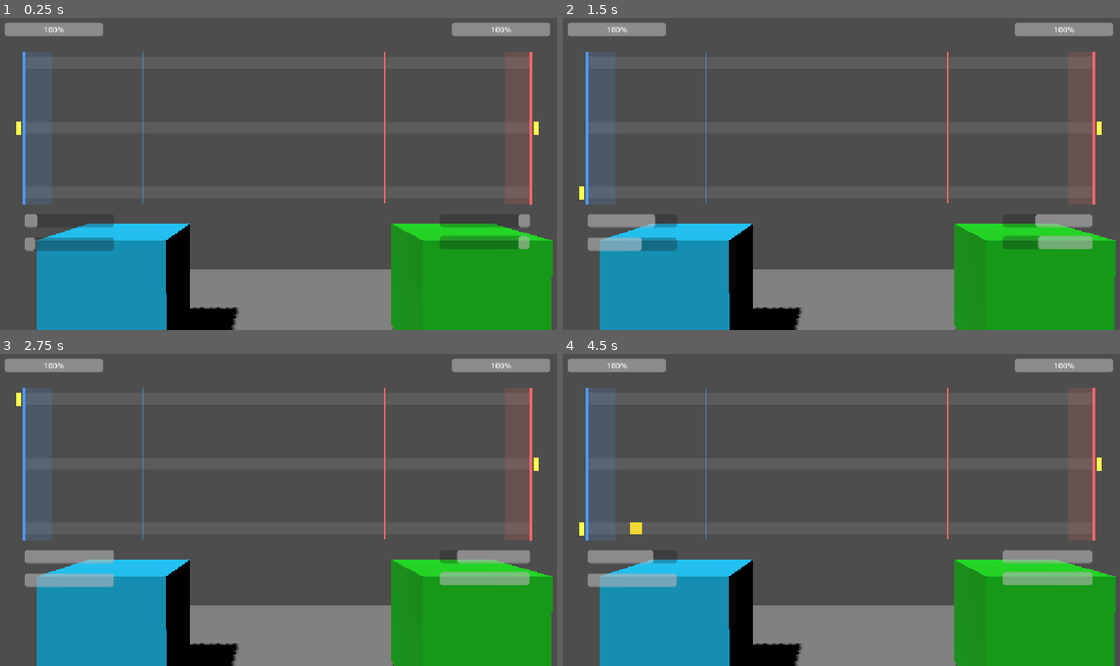
Above: before the commit, frames 1-4 (two rows, left to right).
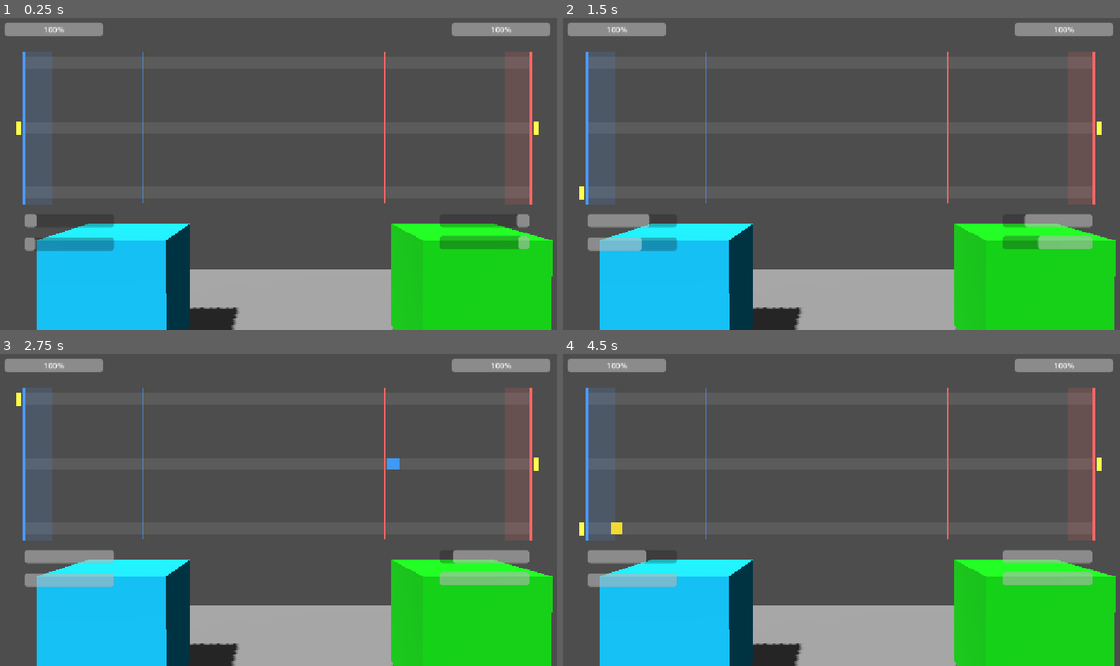
Above: after the commit, the same moments.

Repository: Raphael-Gregori/JamJam
Game: Godot game, scene res://main_scene.tscn
The game is run twice, just before and just after one commit, with the same random seed, the same clock (stepped at 60 frames per second) and the same inputs.
Inputs:
- Up to frame 1 (0.25 s): no input
- Up to frame 2 (1.5 s): hold W (lane_select_up) 0.53-1.28 s; hold Left (P2_combat_action_fast) 0.53-1.28 s; hold S (lane_select_down) from 1.28 s (still down); tap Keypad 0 (P2_combat_dodge) at 1.35 s
- Up to frame 3 (2.75 s): release S (lane_select_down) at 2.03 s; hold W (lane_select_up) from 2.03 s (still down); hold Right (P2_combat_parry) from 2.03 s (still down)
- Up to frame 4 (4.5 s): release Right (P2_combat_parry) at 2.78 s; tap Down (P2_lane_select_down) at 2.85 s; release W (lane_select_up) at 3.53 s; hold Keypad 8 (P2_lane_select_up) 3.53-4.28 s; hold S (lane_select_down) from 3.53 s (still down); tap Enter at 4.25 s; tap D (combat_action_fast) at 4.35 s

The runs differ from the first frame. In frame 1, 26% of the frame differs, in the area x 6-100%, y 62-100%; in frame 2, 25%; in frame 3, 25%; in frame 4, 25%.

Commit message:
add speed related values

Diff:
--- a/jamjam_godot_project/nouveau-projet-de-jeu/Script/Unit_STATs/P1_stats.tres
+++ b/jamjam_godot_project/nouveau-projet-de-jeu/Script/Unit_STATs/P1_stats.tres
@@ -6,6 +6,6 @@
 script = ExtResource("1_vnat5")
 _FORCE = 3
 _AGILITY = 3
-_HP_MAX = 0
+_SPEED = 3
 _DODGE_MAX = 3.0
 metadata/_custom_type_script = "uid://voislg2nlw1r"
--- a/jamjam_godot_project/nouveau-projet-de-jeu/Script/stats.gd
+++ b/jamjam_godot_project/nouveau-projet-de-jeu/Script/stats.gd
@@ -8,12 +8,16 @@
 ## Agility of the unit.
 @export var _AGILITY = 1
 ## Speed of the unit.
-## it change the regen of the dodge regeneration
-@export var _SPEED = 350
+## it influences the regen of the PA gauge, the PA gauge MAX
+## and the speed of your actions on the line
+@export var _SPEED = 1
+## Actions Speed of the unit.
+## it affects directly the speed of the action on the line
+@export var _SPEED_OF_ACTIONS = 20
 
 ## HP of the player.
 @export var _HP_MAX = 15
-@export var _REGEN_ATK = 0.5
+@export var _PA_REGEN = 0.05
 var _START_HP
 
 ## Dodge charge: regenerates at _REGEN_DODGE units/sec, dodge fires (and
@@ -29,11 +33,10 @@
 
 
 
-## ATK charge
-## regenerates at _REGEN_ATK units/sec, attack fires (and consumes the charge) once it reaches its own action cost.
-@export var _ATK_MAX = 1.0
 
-### Per-action ATK costs. Defaults to _ATK_MAX so behavior is unchanged
+@export var _PA_MAX = 0.2
+
+### Per-action ATK costs. Defaults to _PA_MAX so behavior is unchanged
 ## :(must be full to fire, fully consumed) until tuned in the Inspector -
 ## a cheaper action can then fire before the bar is completely full and
 ## leaves the remainder banked instead of resetting to 0.
--- a/jamjam_godot_project/nouveau-projet-de-jeu/Script/turn.gd
+++ b/jamjam_godot_project/nouveau-projet-de-jeu/Script/turn.gd
@@ -92,8 +92,8 @@
 	enemy_unit._CURRENT_HP = _hp_max(enemy_unit)
 	player_hp_bar.value = player_unit._CURRENT_HP
 	enemy_hp_bar.value = enemy_unit._CURRENT_HP
-	player_atk_bar.max_value = _atk_max(player_unit)
-	enemy_atk_bar.max_value = _atk_max(enemy_unit)
+	player_atk_bar.max_value = _pa_max(player_unit)
+	enemy_atk_bar.max_value = _pa_max(enemy_unit)
 	player_atk_bar.value = player_unit._CURRENT_ATK
 	enemy_atk_bar.value = enemy_unit._CURRENT_ATK
 	player_dodge_bar.max_value = _dodge_max(player_unit)
@@ -125,13 +125,16 @@
 	return global_stats._CONST_DEFENSE_ZONE + ((unit._STATS._FORCE - 1) * global_stats._CONST_BASE_MOD_DEF_RANGE)
 
 func _speed(unit: MeshInstance3D) -> float:
-	return global_stats._CONST_SPEED_ACTIONS + unit._STATS._SPEED
-
-func _atk_max(unit: MeshInstance3D) -> float:
-	return global_stats._CONST_PA_GAUGE + unit._STATS._ATK_MAX
-
-func _atk_regen(unit: MeshInstance3D) -> float:
-	return global_stats._CONST_PA_REGEN + unit._STATS._REGEN_ATK
+	return unit._STATS._SPEED
+
+func _actions_speed(unit: MeshInstance3D) -> float:
+	return global_stats._CONST_SPEED_ACTIONS + ((_speed(unit) -1) * unit._STATS._SPEED_OF_ACTIONS)
+
+func _pa_max(unit: MeshInstance3D) -> float:
+	return global_stats._CONST_PA_GAUGE + ((unit._STATS._SPEED - 1) * unit._STATS._PA_MAX)
+
+func _pa_regen(unit: MeshInstance3D) -> float:
+	return global_stats._CONST_PA_REGEN + ((unit._STATS._SPEED - 1) * unit._STATS._PA_REGEN)
 
 func _fast_cost(unit: MeshInstance3D) -> float:
 	return unit._STATS._FAST_COST
@@ -308,7 +311,7 @@
 		"side": side,
 		"type_key": type_key,
 		"type": type,
-		"speed": _speed(unit),
+		"speed": _actions_speed(unit),
 		"damage": _damage(unit),
 		"x": left_edge_x if side == "player" else right_edge_x,
 		"target_x": target_x,
@@ -334,8 +337,8 @@
 		enemy_flash_t = max(enemy_flash_t - delta, 0.0)
 	# Regen ticks here (global_stats base + unit _STATS) instead of in p_1.gd/p_2.gd's
 	# own _process, so global_stats stays the single place to rebalance both units.
-	player_unit._CURRENT_ATK = min(player_unit._CURRENT_ATK + _atk_regen(player_unit) * delta, _atk_max(player_unit))
-	enemy_unit._CURRENT_ATK = min(enemy_unit._CURRENT_ATK + _atk_regen(enemy_unit) * delta, _atk_max(enemy_unit))
+	player_unit._CURRENT_ATK = min(player_unit._CURRENT_ATK + _pa_regen(player_unit) * delta, _pa_max(player_unit))
+	enemy_unit._CURRENT_ATK = min(enemy_unit._CURRENT_ATK + _pa_regen(enemy_unit) * delta, _pa_max(enemy_unit))
 	player_unit._CURRENT_DODGE = min(player_unit._CURRENT_DODGE + _dodge_regen(player_unit) * delta, _dodge_max(player_unit))
 	enemy_unit._CURRENT_DODGE = min(enemy_unit._CURRENT_DODGE + _dodge_regen(enemy_unit) * delta, _dodge_max(enemy_unit))
 	player_atk_bar.value = player_unit._CURRENT_ATK
@@ -493,7 +496,7 @@
 	print_rich("[b][color=#%s]── %s stats ──[/color][/b]" % [header_hex, label])
 	print_rich("  [color=lime][b]HP[/b][/color]    HP_MAX=%s  START_HP=%s CURRENT_HP=%s" \
 		% [_hp_max(unit), _start_hp(unit), unit._CURRENT_HP])
-	print_rich("  [color=yellow][b]ATK[/b][/color]   DMG=%s DEF_ZONE=%s SPEED=%s  REGEN_ATK=%s  ATK_MAX=%s  FAST_COST=%s  PARRY_COST=%s" \
-		% [_damage(unit), _defense_zone(unit),_speed(unit), _atk_regen(unit), _atk_max(unit), _fast_cost(unit), _parry_cost(unit)])
+	print_rich("  [color=yellow][b]ATK[/b][/color]   DMG=%s DEF_ZONE=%s SPEED=%s  REGEN_PA=%s  PA_MAX=%s  FAST_COST=%s  PARRY_COST=%s SPEED_OF_ACTIONS=%s" \
+		% [_damage(unit), _defense_zone(unit),_speed(unit), _pa_regen(unit), _pa_max(unit), _fast_cost(unit), _parry_cost(unit), _actions_speed(unit)])
 	print_rich("  [color=aqua][b]DODGE[/b][/color] AGILITY=%s  REGEN_DODGE=%s  DODGE_MAX=%s  DODGE_RANGE=%s  DODGE_COST=%s" \
 		% [_agility(unit), _dodge_regen(unit), _dodge_max(unit), _dodge_range(unit), _dodge_cost(unit)])
--- a/jamjam_godot_project/nouveau-projet-de-jeu/global_stats.gd
+++ b/jamjam_godot_project/nouveau-projet-de-jeu/global_stats.gd
@@ -9,7 +9,6 @@
 @export var _CONST_BASE_MOD_DEF_RANGE = 0.05
 
 
-@export var _CONST_BASE_SPEED = 1
 @export var _CONST_BASE_AGIL = 1
 
 
@@ -19,6 +18,7 @@
 
 @export var _CONST_PA_REGEN = 1.0
 
+## in pixel/sec
 @export var _CONST_SPEED_ACTIONS = 400
 
 ## UNITÉ en pixels
--- a/jamjam_godot_project/nouveau-projet-de-jeu/main_scene.tscn
+++ b/jamjam_godot_project/nouveau-projet-de-jeu/main_scene.tscn
@@ -19,6 +19,12 @@
 
 [sub_resource type="StandardMaterial3D" id="StandardMaterial3D_7jxi0"]
 albedo_color = Color(7.941574e-06, 0.75521064, 0.04102324, 1)
+
+[sub_resource type="Environment" id="Environment_pw64s"]
+
+[sub_resource type="CameraAttributesPhysical" id="CameraAttributesPhysical_wy74d"]
+
+[sub_resource type="Compositor" id="Compositor_0l0ro"]
 
 [node name="Node3D" type="Node3D" unique_id=929869374]
 
@@ -63,6 +69,9 @@
 shape = SubResource("BoxShape3D_14and")
 
 [node name="WorldEnvironment" type="WorldEnvironment" parent="." unique_id=741576923]
+environment = SubResource("Environment_pw64s")
+camera_attributes = SubResource("CameraAttributesPhysical_wy74d")
+compositor = SubResource("Compositor_0l0ro")
 
 [node name="DirectionalLight3D" type="DirectionalLight3D" parent="WorldEnvironment" unique_id=1996916273]
 transform = Transform3D(0.87867177, 0.35946983, -0.31419322, 0, 0.65809774, 0.7529325, 0.47742638, -0.6615805, 0.5782519, -4.76976, 1.5456545, 1.4126562)
